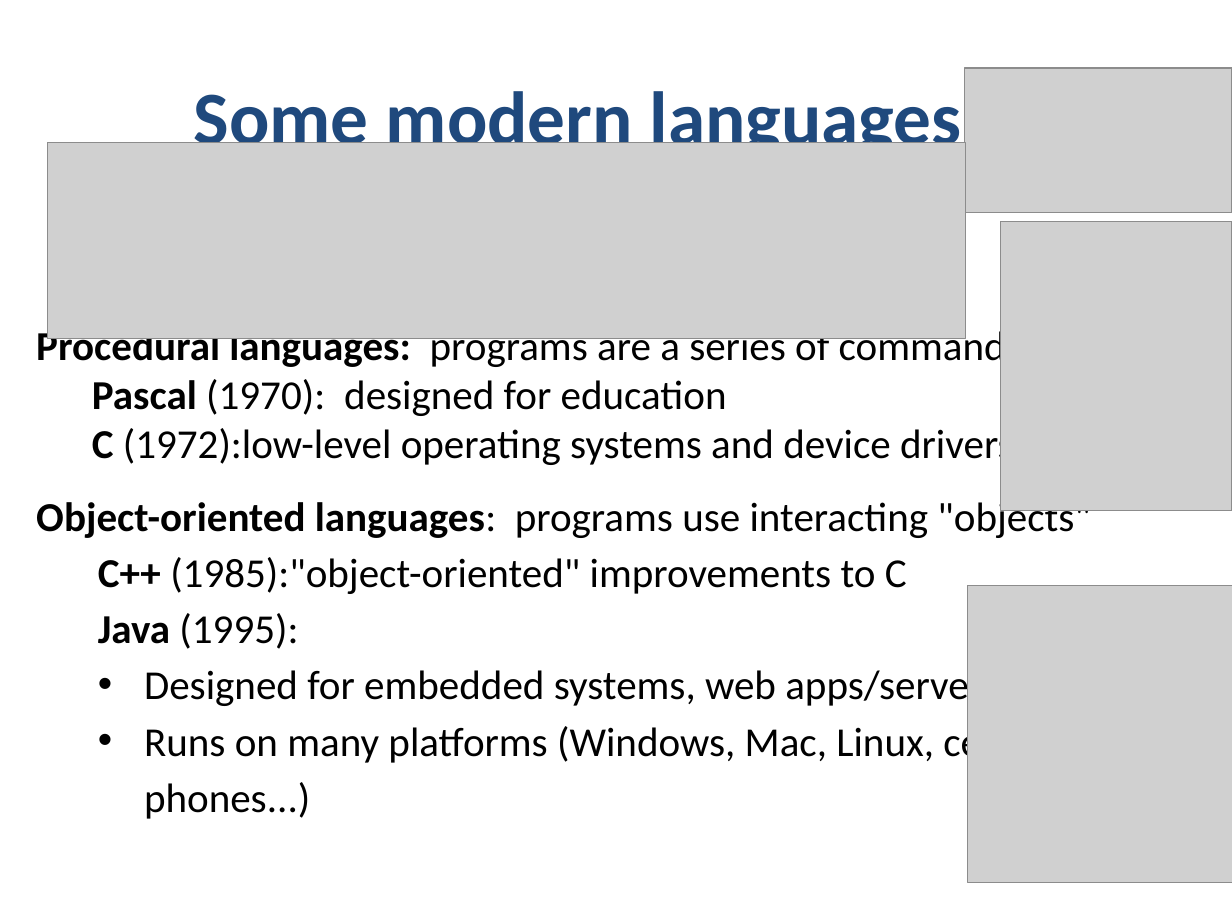
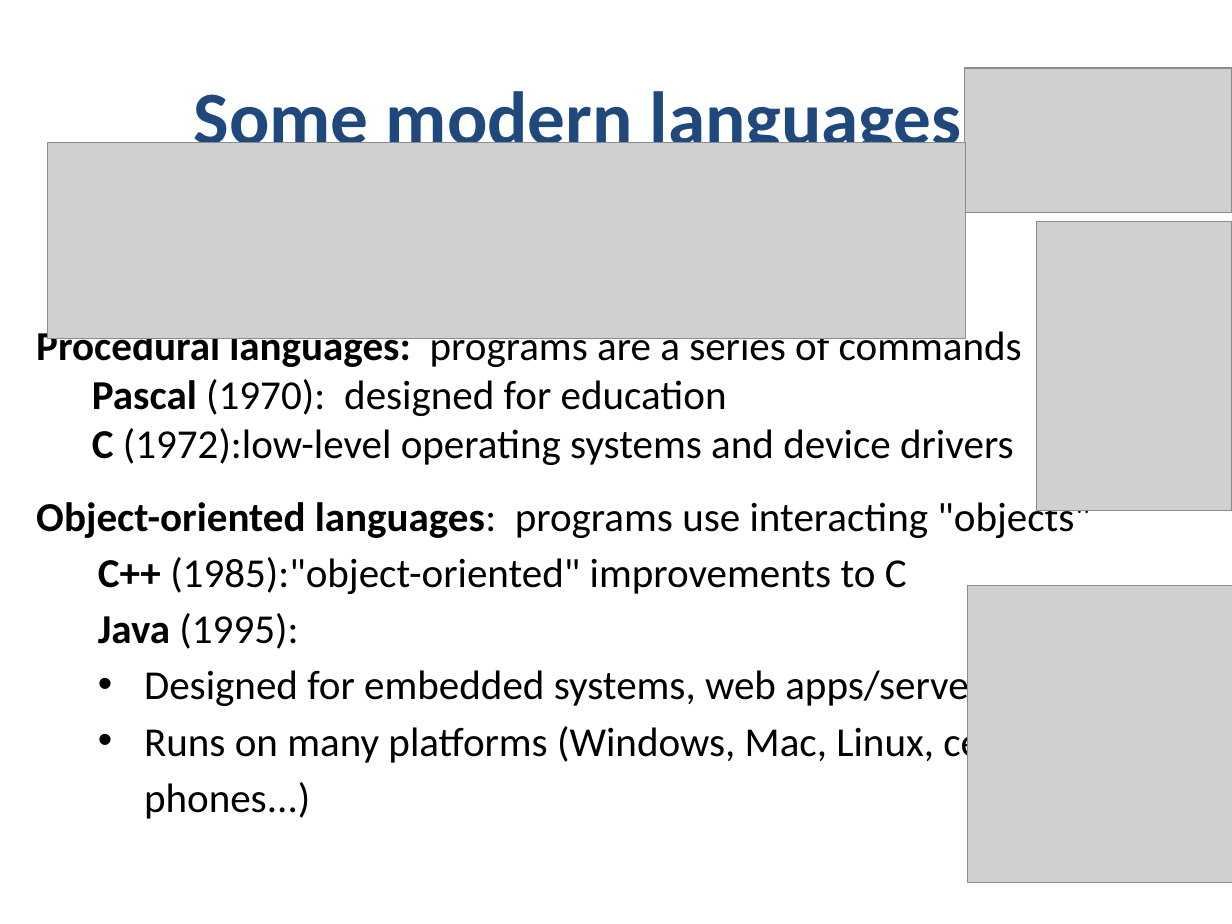
Before and after one commit to CS5010PDP2017FALL/cs5010pdp2017fall.github.io, a slide deck: slide 20 of Modules/PDP week 1.pptx (slide 18 before the commit). Drawn at 1232x924 pixels with LibreOffice and Linux fonts; fonts in the diff are those of the drawing; grey boxes stand for pictures; background and template pictures are left out. Boxes give left, top, right and bottom in pixels: in the first picture for what was removed or moved away, otherwise in the second. Text is boxed around its words. In the diff, an @@ line names an element or a change of style, - is before the commit and + after.

```diff
--- a/Modules/PDP week 1.pptx
+++ b/Modules/PDP week 1.pptx
@@ picture: place and size @@
-picture at [1000,222,1232,511]
+picture at [1037,222,1232,511]
@@ text at [36,326,1022,370]: text changed @@
-Procedural languages: programs are a series of command
+Procedural languages: programs are a series of commands
```
Also in this commit, not shown: 8 other slides changed, 2 slides added, 1 slide removed, 1 other file.
